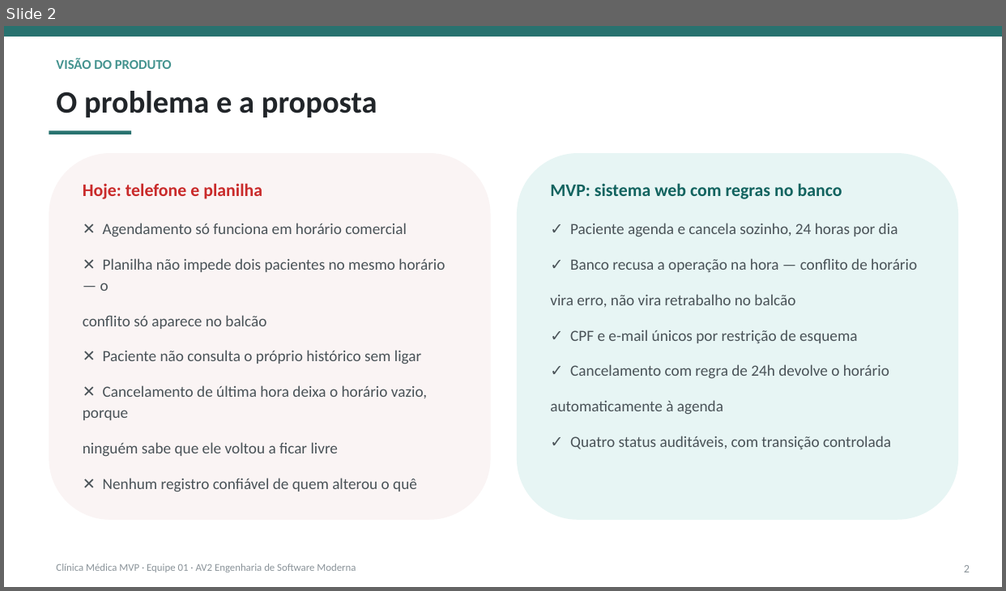
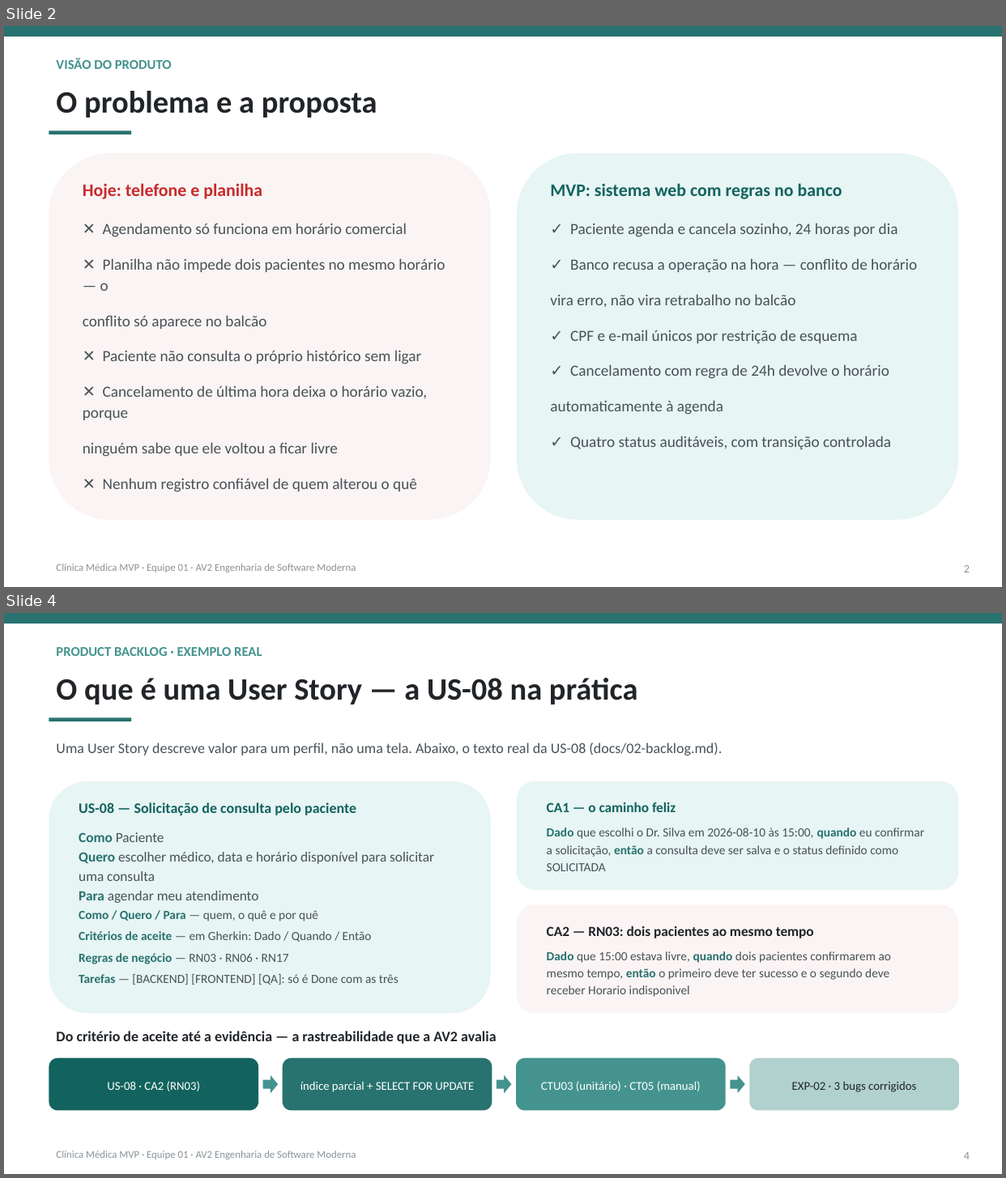
Before and after one commit to jacksoncassemiro/av2-grupo-1-engenharia-software-moderna-oxetech-academy, a slide deck: docs/apresentacao/apresentacao-final-av2-equipe01.pptx. Shown one above the other, each under a label of ours: slide 2 before the commit, slides 2 and 4 after it; the slides between them are not shown. The pictures are 1006x591 and 1006x1178 pixels, drawn with LibreOffice and Linux fonts; fonts in the diff are those of the drawing. Boxes give left, top, right and bottom in pixels: in the first picture for what was removed or moved away, otherwise in the second. Text is boxed around its words. In the diff, an @@ line names an element or a change of style, - is before the commit and + after.

```diff
--- a/docs/apresentacao/apresentacao-final-av2-equipe01.pptx
+++ b/docs/apresentacao/apresentacao-final-av2-equipe01.pptx
@@ slide 4 added at [4, 613, 1002, 1174], background #FFFFFF @@
@@ rectangle added at [4, 613, 1002, 624], fill #28726F @@
@@ text added at [56, 647, 262, 656], 13 pt, text #44938F, bold @@
+PRODUCT BACKLOG · EXEMPLO REAL
@@ text added at [56, 678, 638, 705], 30 pt, text #212529, bold @@
+O que é uma User Story — a US-08 na prática
@@ rectangle added at [49, 717, 131, 722], fill #28726F @@
@@ text added at [56, 743, 722, 756], 14 pt, text #495257 @@
+Uma User Story descreve valor para um perfil, não uma tela. Abaixo, o texto real da US-08 (docs/02-backlog.md).
@@ rounded rectangle added at [49, 781, 491, 1013], fill #E7F5F4 @@
@@ rounded rectangle added at [517, 781, 958, 890], fill #E7F5F4 @@
@@ text added at [79, 803, 356, 815], 14 pt, text #12635F, bold @@
+US-08 — Solicitação de consulta pelo paciente
@@ text added at [547, 803, 675, 812], 13.5 pt, text #12635F, bold @@
+CA1 — o caminho feliz
@@ text added at [547, 828, 924, 871], 12 pt, text #495257 @@
+Dado que escolhi o Dr. Silva em 2026-08-10 às 15:00, quando eu confirmar a solicitação, então a consulta deve ser salva e o status definido como SOLICITADA
@@ text added at [79, 833, 434, 903], 13.5 pt, text #495257 @@
+Como Paciente
+Quero escolher médico, data e horário disponível para solicitar uma consulta
+Para agendar meu atendimento
@@ text added at [79, 910, 398, 985], 12 pt, text #495257 @@
+Como / Quero / Para — quem, o quê e por quê
+Critérios de aceite — em Gherkin: Dado / Quando / Então
+Regras de negócio — RN03 · RN06 · RN17
+Tarefas — [BACKEND] [FRONTEND] [QA]: só é Done com as três
@@ rounded rectangle added at [517, 905, 958, 1013], fill #FAF4F4 @@
@@ text added at [547, 926, 814, 939], 13.5 pt, text #212529, bold @@
+CA2 — RN03: dois pacientes ao mesmo tempo
@@ text added at [547, 952, 891, 997], 12 pt, text #495257 @@
+Dado que 15:00 estava livre, quando dois pacientes confirmarem ao mesmo tempo, então o primeiro deve ter sucesso e o segundo deve receber Horario indisponivel
@@ text added at [56, 1031, 496, 1044], 14 pt, text #212529, bold @@
+Do critério de aceite até a evidência — a rastreabilidade que a AV2 avalia
@@ rounded rectangle added at [49, 1059, 258, 1111], fill #12635F @@
@@ rounded rectangle added at [283, 1059, 492, 1111], fill #28726F @@
@@ rounded rectangle added at [516, 1059, 726, 1111], fill #44938F @@
@@ rounded rectangle added at [750, 1059, 959, 1111], fill #B1D1CF @@
@@ text added at [107, 1081, 200, 1092], 11.5 pt, text #FFFFFF @@
+US-08 · CA2 (RN03)
@@ right arrow added at [263, 1076, 278, 1093], fill #44938F @@
@@ text added at [300, 1081, 474, 1093], 11.5 pt, text #FFFFFF @@
+índice parcial + SELECT FOR UPDATE
@@ right arrow added at [496, 1076, 512, 1093], fill #44938F @@
@@ text added at [541, 1081, 701, 1092], 11.5 pt, text #FFFFFF @@
+CTU03 (unitário) · CT05 (manual)
@@ right arrow added at [731, 1076, 745, 1093], fill #44938F @@
@@ text added at [792, 1082, 916, 1093], 11.5 pt, text #212529 @@
+EXP-02 · 3 bugs corrigidos
@@ text added at [56, 1151, 356, 1160], 10 pt, text #8A9399 @@
+Clínica Médica MVP · Equipe 01 · AV2 Engenharia de Software Moderna
@@ text added at [964, 1152, 970, 1160], 11 pt, text #8A9399 @@
+4
```
Also in this commit, not shown: 13 slides changed, 6 other slides added, 2 slides removed, 1 other file.
